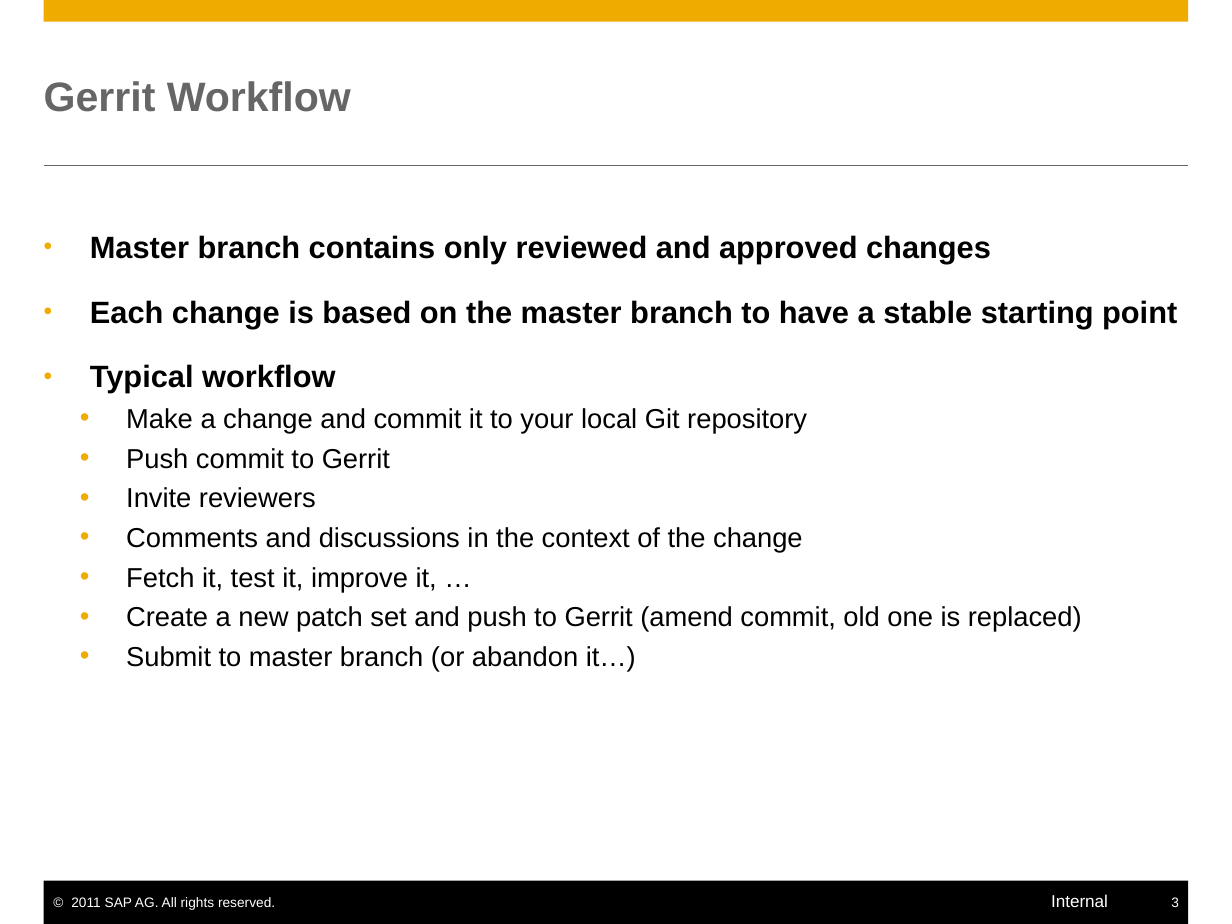
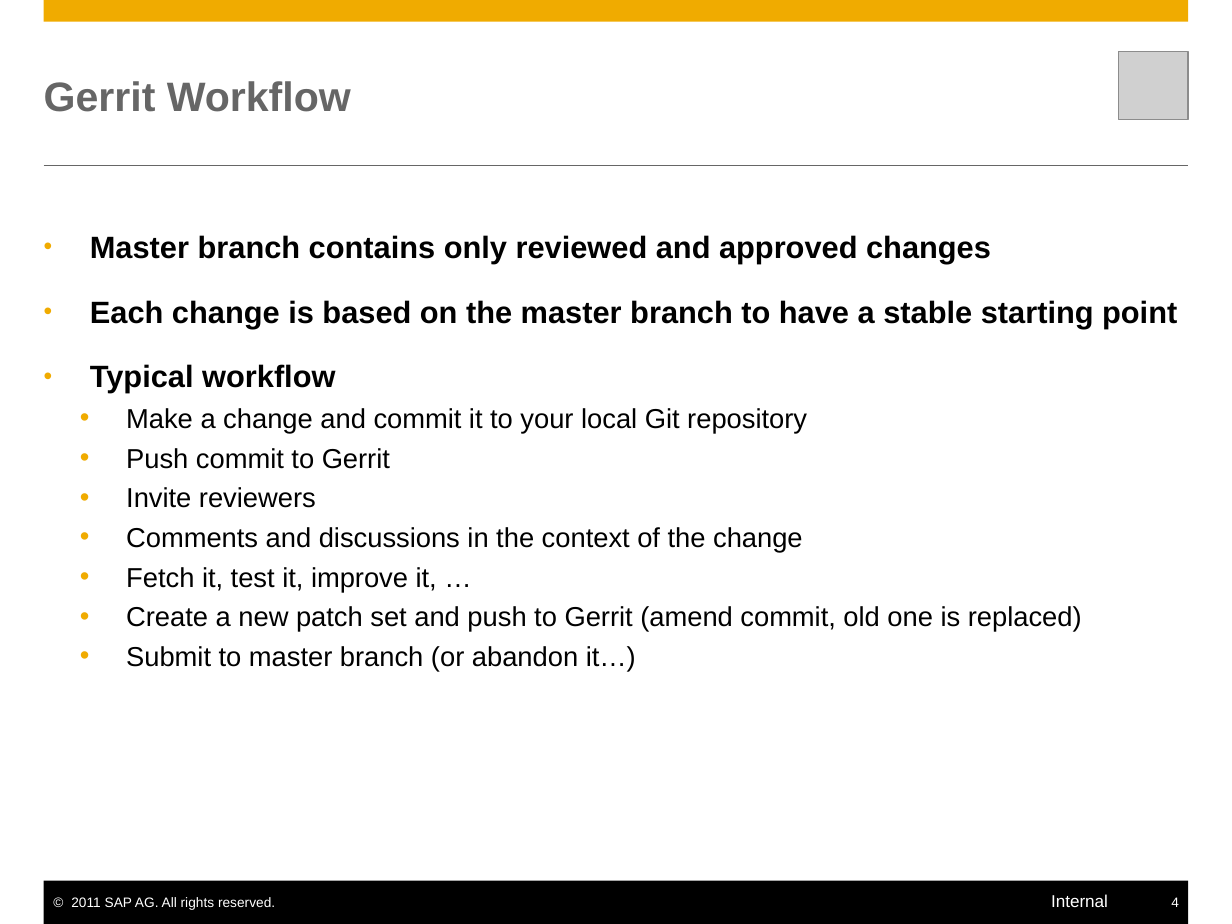
Before and after one commit to Eclipse-DemoCamps/democamp-indigo, a slide deck: slide 4 of democamp-indigo/Integrating Git, Gerrit and Jenkins with Mylyn.pptx (slide 3 before the commit). Drawn at 1232x924 pixels with LibreOffice and Linux fonts; fonts in the diff are those of the drawing; grey boxes stand for pictures. Boxes give left, top, right and bottom in pixels: in the first picture for what was removed or moved away, otherwise in the second. Text is boxed around its words. In the diff, an @@ line names an element or a change of style, - is before the commit and + after.

```diff
--- a/democamp-indigo/Integrating Git, Gerrit and Jenkins with Mylyn.pptx
+++ b/democamp-indigo/Integrating Git, Gerrit and Jenkins with Mylyn.pptx
@@ picture added at (1119, 52, 1188, 120) @@
@@ page number at (1171, 897, 1179, 907): text changed @@
-3
+4
```
Also in this commit, not shown: 1 other slide changed, 2 slides added.
